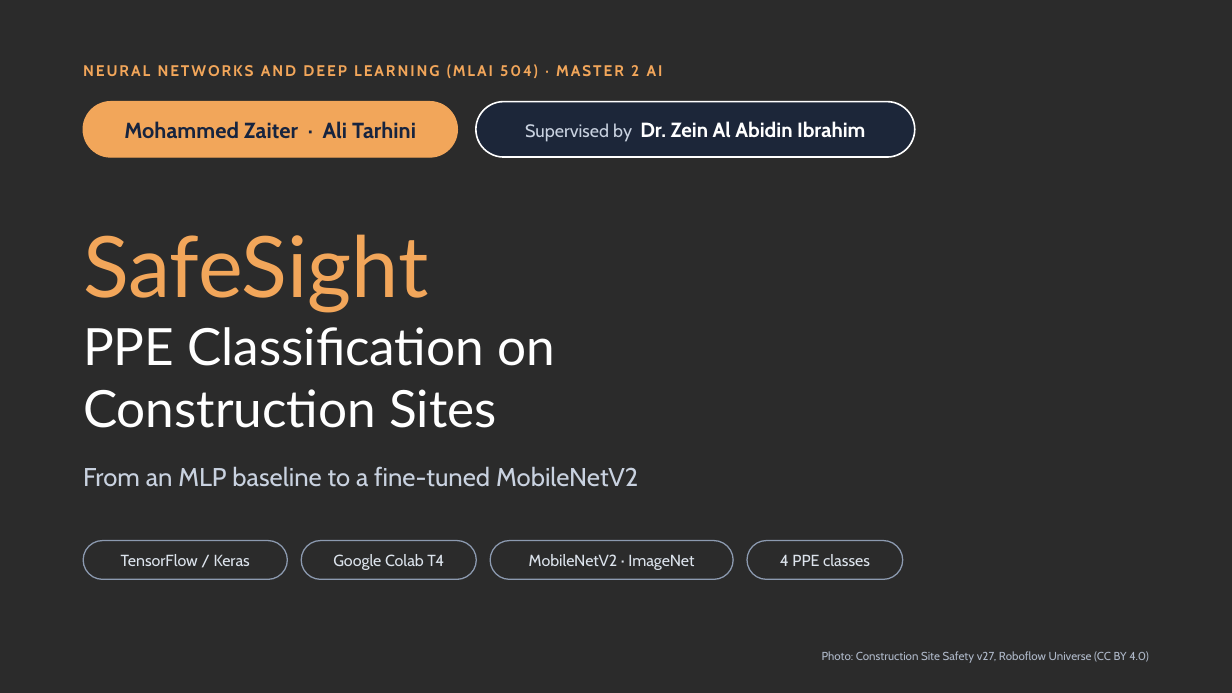
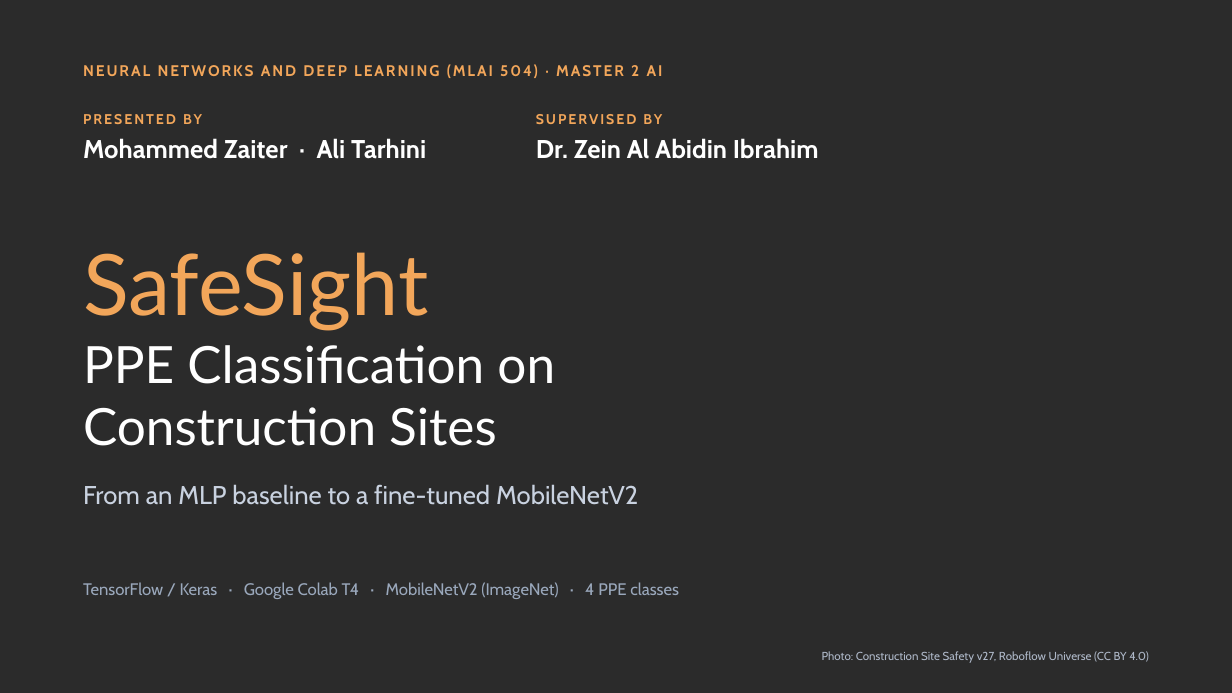
Before and after one commit to MohammedZaiter/Neural-Networks-and-Deep-Learning, a slide deck: slide 1 of Presentation/SafeSight_PPE_Deep_Learning.pptx. Drawn at 1232x693 pixels with LibreOffice and Linux fonts; fonts in the diff are those of the drawing; background and template pictures are left out; a plain dark background stands for a picture behind light text. Boxes give left, top, right and bottom in pixels: in the first picture for what was removed or moved away, otherwise in the second. Text is boxed around its words. In the diff, an @@ line names an element or a change of style, - is before the commit and + after.

Commit message:
+update powerpoint

```diff
--- a/Presentation/SafeSight_PPE_Deep_Learning.pptx
+++ b/Presentation/SafeSight_PPE_Deep_Learning.pptx
@@ text "PRESENTED BY" at [83, 114, 426, 159]: vertical alignment middle to top @@
@@ text at [83, 114, 202, 124]: paragraph added @@
+PRESENTED BY
@@ text "PRESENTED BY": place and size @@
-text "PRESENTED BY" at [124, 121, 416, 139]
+text "PRESENTED BY" at [83, 114, 426, 159]
@@ rounded rectangle removed at [83, 102, 457, 157] @@
@@ rounded rectangle removed at [476, 102, 915, 157] @@
@@ text at [536, 114, 819, 159]: text changed; size 16 to 20 pt @@
-Supervised by Dr. Zein Al Abidin Ibrahim
+SUPERVISED BY
+Dr. Zein Al Abidin Ibrahim
@@ text "SUPERVISED BY" at [536, 114, 819, 159]: vertical alignment middle to top @@
@@ text at [83, 138, 426, 159]: size 17 to 20 pt, text colour #17243F to #FFFFFF in "Mohammed Zaiter · Ali Tarhini"; alignment centre to left @@
@@ 3 texts: place and size @@
-3 texts at [83, 234, 638, 487]
+3 texts at [83, 252, 638, 505]
@@ rounded rectangle removed at [83, 541, 287, 579] @@
@@ text removed at [121, 554, 250, 566] @@
-TensorFlow / Keras
@@ rounded rectangle removed at [301, 541, 477, 579] @@
@@ text removed at [333, 554, 444, 570] @@
-Google Colab T4
@@ rounded rectangle removed at [490, 541, 733, 579] @@
@@ text removed at [529, 554, 694, 570] @@
-MobileNetV2 · ImageNet
@@ rounded rectangle removed at [748, 541, 904, 579] @@
@@ text removed at [780, 554, 870, 566] @@
-4 PPE classes
@@ text added at [83, 582, 679, 599], 13 pt, text #9AA8BC @@
+TensorFlow / Keras · Google Colab T4 · MobileNetV2 (ImageNet) · 4 PPE classes
```
